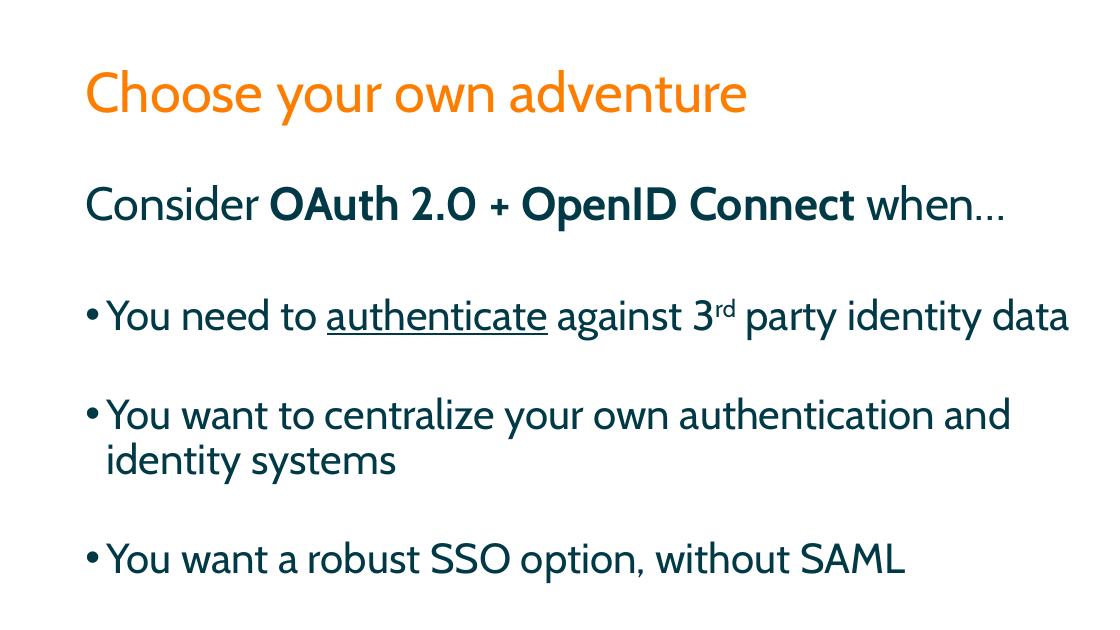
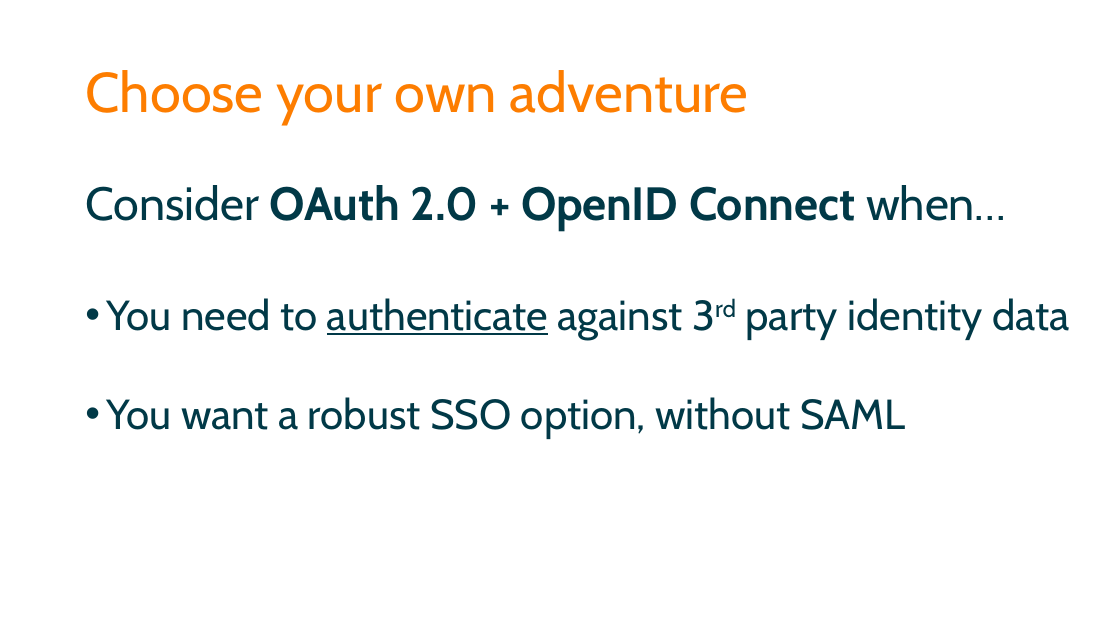
Before and after one commit to spetryjohnson/Securing-Your-API-Endpoints, a slide deck: slide 81 of Securing Your API Endpoints.pptx. Drawn at 1120x630 pixels with LibreOffice and Linux fonts; fonts in the diff are those of the drawing. Boxes give left, top, right and bottom in pixels: in the first picture for what was removed or moved away, otherwise in the second. Text is boxed around its words. In the diff, an @@ line names an element or a change of style, - is before the commit and + after.

Commit message:
Minor tweaks

```diff
--- a/Securing Your API Endpoints.pptx
+++ b/Securing Your API Endpoints.pptx
@@ text at bbox=[106, 397, 1012, 484]: paragraph removed @@
-• You want to centralize your own authentication and identity systems
```
Also in this commit, not shown: 1 other slide changed.
